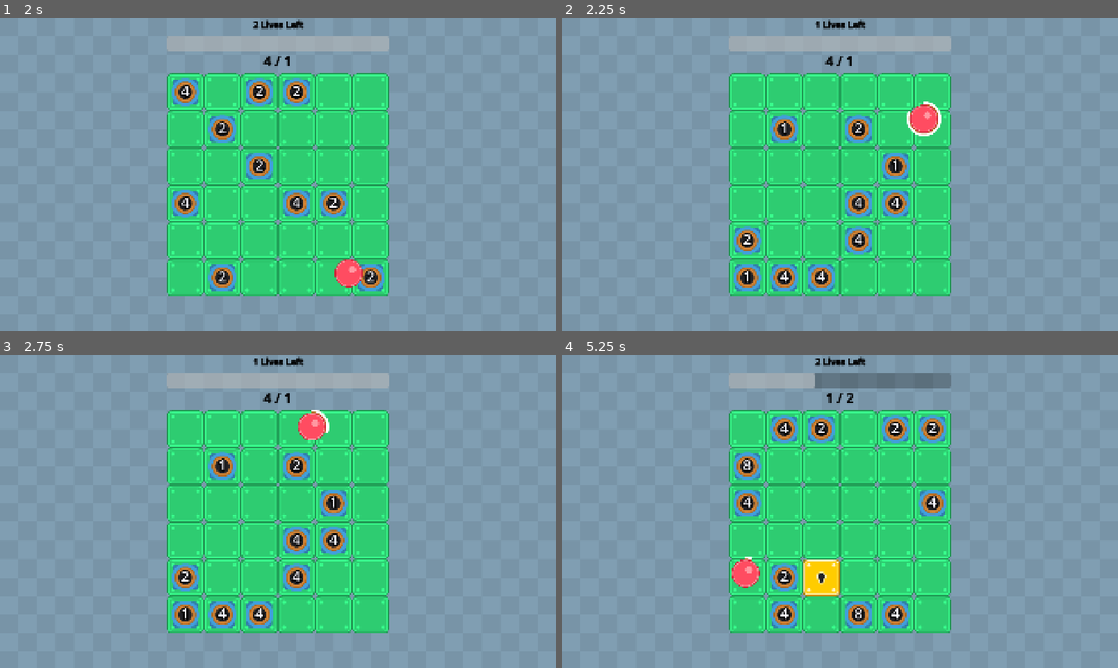
Above: before the commit, frames 1-4 (two rows, left to right).
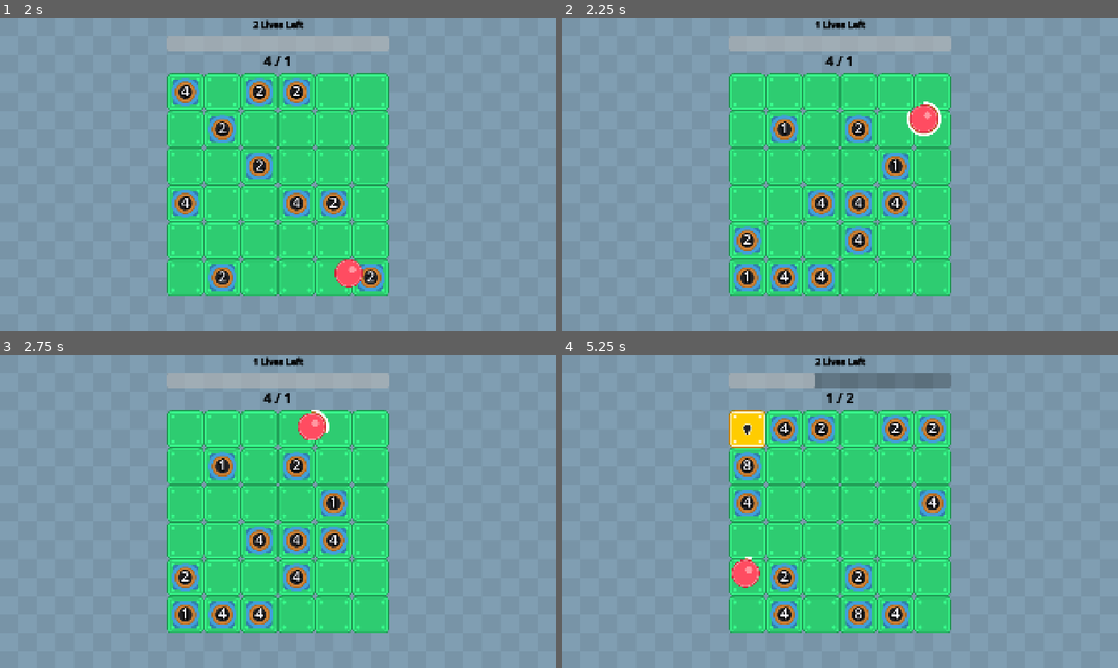
Above: after the commit, the same moments.

Repository: wanamelon/prototype_monorepo
Game: Godot game, scene res://source/bounce_main.tscn
The game is run twice, just before and just after one commit, with the same random seed, the same clock (stepped at 60 frames per second) and the same inputs.
Inputs:
- Up to frame 1 (2 s): no input
- Up to frame 2 (2.25 s): tap Enter at 2 s
- Up to frame 3 (2.75 s): no input
- Up to frame 4 (5.25 s): click "More Damage" at 4.25 s

Frame 1 is identical in both runs. In frame 2, 0.4% of the frame differs, in the area x 44-50%, y 54-64%; in frame 3, 0.4%; in frame 4, 2.0%, in the area x 30-56%, y 17-78%.

Commit message:
Fix race condition spawning 2 overlapping

Diff:
--- a/roller/source/game_board.gd
+++ b/roller/source/game_board.gd
@@ -5,6 +5,7 @@
 const BOUNCE_PILLAR_SCENE: PackedScene = preload("res://source/bounce_pillar.tscn")
 var _random := RandomNumberGenerator.new()
 var _player_ball: PlayerBall
+var _item_per_cell := {} # prevents race condition overlap, adding 2 items in one tick
 
 func clear():
 	for existing_item in $TileObjects.get_children():
@@ -39,21 +40,24 @@
 
 func _spawn_item(item: Node2D, cell: Vector2i):
 	item.position = $TileMapLayer.map_to_local(cell)
+	_item_per_cell[cell] = item
 	$TileObjects.call_deferred("add_child", item)
+	item.tree_exited.connect(func (): _item_per_cell.erase(cell))
 	if item is BouncePillar:
 		$PlacementAudioPlayer.play()
 	elif item is TileObject:
 		$SpawnCoinAudioPlayer.play()
 
 func _spawn_item_in_random_cell(item: Node2D, spawn_chance: float):
-	if _random.randf() > spawn_chance:
+	if _random.randf() > 1.0:
 		return
 	var available_cells: Array[Vector2i] = []
 	var occupied_cells: Array[Vector2i] = []
 	for existing_item: Node2D in $TileObjects.get_children():
 		occupied_cells.append($TileMapLayer.local_to_map(existing_item.position))
+	occupied_cells.append_array(_item_per_cell.keys())
 	for possible_grid_cell: Vector2i in $TileMapLayer.get_used_cells():
-		if not possible_grid_cell in occupied_cells:
+		if not occupied_cells.has(possible_grid_cell):
 			available_cells.append(possible_grid_cell)
 	available_cells.shuffle()
 	for spawn_cell in available_cells:
